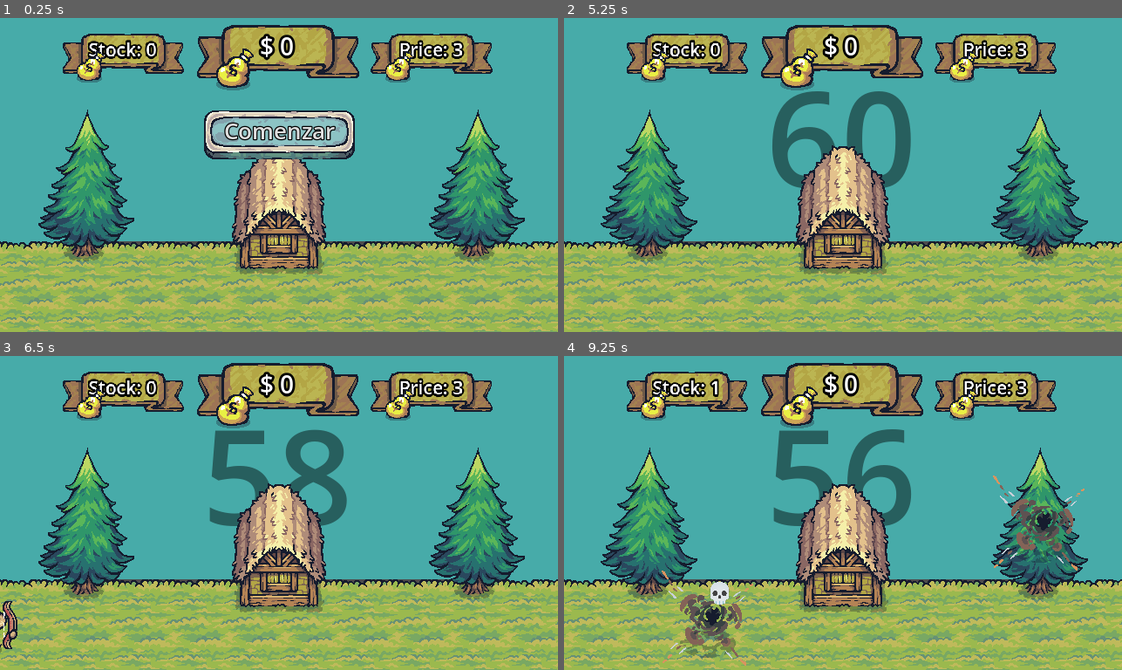
Above: before the commit, frames 1-4 (two rows, left to right).
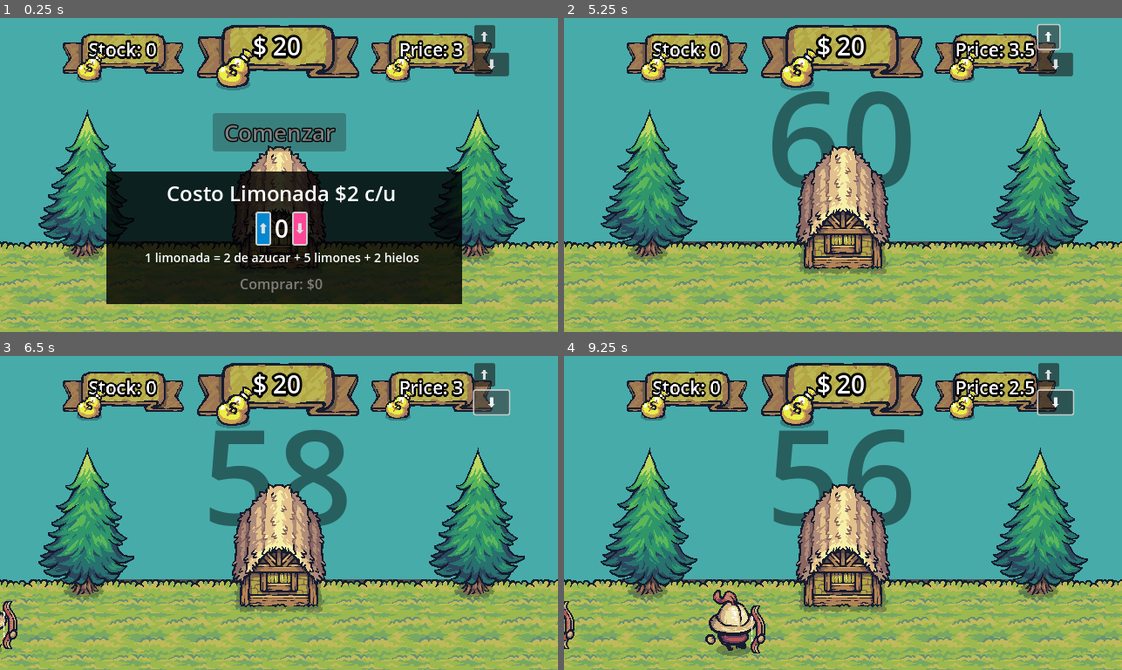
Above: after the commit, the same moments.

Repository: bluuweb/godot-4-firebase-lemonade-game
Game: Godot game, scene res://scenes/world.tscn
Same seed, same stepped clock (60 frames per second), same inputs: the game is played once before the commit and once after it.
Inputs (mouse positions are in pixels of both pictures, inside the frame that each line leads up to):
- Up to frame 1 (0.25 s): no input
- Up to frame 2 (5.25 s): click (1049, 36) at 0.5 s, where only the run after the commit has a clickable "⬆️"; click (1055, 65) at 1.25 s, where only the run after the commit has a clickable "⬇️"; click (826, 228) at 2 s, where only the run after the commit has a clickable "⬆️"; click (865, 228) at 2.75 s, where only the run after the commit has a clickable "⬇️"; click (848, 278) at 3.5 s, where only the run after the commit has a clickable "Comprar: $0"; click "Comenzar" at 4.25 s; click (1049, 36) at 5 s, where only the run after the commit has a clickable "⬆️"
- Up to frame 3 (6.5 s): click (491, 403) at 5.75 s, where only the run after the commit has a clickable "⬇️"
- Up to frame 4 (9.25 s): click (1049, 374) at 6.5 s, where only the run after the commit has a clickable "⬆️"; click (1055, 403) at 7.25 s, where only the run after the commit has a clickable "⬇️"; tap Enter at 8 s; drag from (647, 534) to (1038, 534) at 8.02 s; drag from (1038, 534) to (647, 534) at 8.77 s

The runs differ from the first frame. In frame 1, 32% of the frame differs, in the area x 17-92%, y 2-92%; in frame 2, 1.9%; in frame 3, 1.3%; in frame 4, 5.8%.

Commit message:
Agregar funcionalidad de gestión de tareas y mejoras en la interfaz de usuario

Diff:
--- /dev/null
+++ b/TODO.cfg
@@ -0,0 +1,17 @@
+[Tareas pendientes]
+
+item0="Cuando el tiempo llegue a cero, habilitar el modal para comprar stock"
+item1="Agregar días al UI y Global"
+item2="Inicar sesión al comenzar el juego"
+item3="Tabla de posiciones por jugador"
+item4="Hacer gameOver (dejar nombre jugador registrado)"
+item5="Acelerar el tiempo en los días"
+item6="Agregar upgrades - propinas"
+
+[Tareas en proceso]
+
+__none__="null"
+
+[Tareas finalizadas]
+
+item0="Inventar Modal"
--- a/project.godot
+++ b/project.godot
@@ -26,6 +26,10 @@
 window/size/viewport_height=360
 window/size/initial_position=Vector2i(960, 540)
 window/stretch/mode="canvas_items"
+
+[editor_plugins]
+
+enabled=PackedStringArray("res://addons/SimpleTODO/plugin.cfg")
 
 [input]
 
--- /dev/null
+++ b/scenes/modalBuyStock.tscn
@@ -0,0 +1,90 @@
+[gd_scene load_steps=5 format=3 uid="uid://b8jjku5hsubfu"]
+
+[ext_resource type="Script" path="res://scripts/modal_buy_stock.gd" id="1_8nddr"]
+
+[sub_resource type="StyleBoxFlat" id="StyleBoxFlat_5tf0v"]
+bg_color = Color(5.77569e-07, 0.53369, 0.81869, 1)
+border_width_left = 2
+border_width_top = 2
+border_width_right = 2
+border_width_bottom = 2
+corner_radius_top_left = 2
+corner_radius_top_right = 2
+corner_radius_bottom_right = 2
+corner_radius_bottom_left = 2
+
+[sub_resource type="StyleBoxFlat" id="StyleBoxFlat_c8gb7"]
+bg_color = Color(0.996078, 0.278431, 0.592157, 1)
+border_width_left = 2
+border_width_top = 2
+border_width_right = 2
+border_width_bottom = 2
+corner_radius_top_left = 2
+corner_radius_top_right = 2
+corner_radius_bottom_right = 2
+corner_radius_bottom_left = 2
+
+[sub_resource type="StyleBoxFlat" id="StyleBoxFlat_0txdg"]
+bg_color = Color(1.05888e-06, 0.492613, 0.403167, 1)
+
+[node name="Modal" type="Node2D"]
+script = ExtResource("1_8nddr")
+
+[node name="ColorBackground" type="ColorRect" parent="."]
+offset_left = 122.0
+offset_top = 176.0
+offset_right = 530.0
+offset_bottom = 328.0
+color = Color(0, 0, 0, 0.811765)
+
+[node name="Stock" type="VBoxContainer" parent="."]
+offset_left = 144.0
+offset_top = 184.0
+offset_right = 504.0
+offset_bottom = 304.0
+size_flags_horizontal = 4
+
+[node name="VBoxContainer" type="VBoxContainer" parent="Stock"]
+layout_mode = 2
+size_flags_horizontal = 4
+size_flags_vertical = 4
+
+[node name="LabelStockModal" type="Label" parent="Stock/VBoxContainer"]
+layout_mode = 2
+theme_override_font_sizes/font_size = 24
+text = "Costo Limonada $3 c/u"
+horizontal_alignment = 1
+
+[node name="HBoxContainer" type="HBoxContainer" parent="Stock/VBoxContainer"]
+layout_mode = 2
+size_flags_horizontal = 4
+
+[node name="ModalButtonUpStock" type="Button" parent="Stock/VBoxContainer/HBoxContainer"]
+layout_mode = 2
+theme_override_styles/normal = SubResource("StyleBoxFlat_5tf0v")
+text = "⬆️"
+
+[node name="ModalLabelPreStock" type="Label" parent="Stock/VBoxContainer/HBoxContainer"]
+layout_mode = 2
+theme_override_font_sizes/font_size = 28
+text = "0"
+
+[node name="ModalButtonDownStock" type="Button" parent="Stock/VBoxContainer/HBoxContainer"]
+layout_mode = 2
+theme_override_styles/normal = SubResource("StyleBoxFlat_c8gb7")
+text = "⬇️"
+
+[node name="ModalRecipe" type="Label" parent="Stock/VBoxContainer"]
+layout_mode = 2
+theme_override_font_sizes/font_size = 14
+text = "1 limonada = 2 de azucar + 5 limones + 2 hielos"
+horizontal_alignment = 1
+
+[node name="ModalButtonBuy" type="Button" parent="Stock/VBoxContainer"]
+layout_mode = 2
+theme_override_styles/normal = SubResource("StyleBoxFlat_0txdg")
+text = "Comprar $5"
+
+[connection signal="pressed" from="Stock/VBoxContainer/HBoxContainer/ModalButtonUpStock" to="." method="_on_modal_button_up_stock_pressed"]
+[connection signal="pressed" from="Stock/VBoxContainer/HBoxContainer/ModalButtonDownStock" to="." method="_on_modal_button_down_stock_pressed"]
+[connection signal="pressed" from="Stock/VBoxContainer/ModalButtonBuy" to="." method="_on_modal_button_buy_pressed"]
--- a/scenes/ui.tscn
+++ b/scenes/ui.tscn
@@ -1,10 +1,11 @@
-[gd_scene load_steps=7 format=3 uid="uid://vk2icjwx663w"]
+[gd_scene load_steps=8 format=3 uid="uid://vk2icjwx663w"]
 
 [ext_resource type="Script" path="res://scripts/ui.gd" id="1_8ocg0"]
 [ext_resource type="Texture2D" uid="uid://c0i8io35dkwx5" path="res://art/UI/Pointers/01.png" id="2_wq7m6"]
 [ext_resource type="StyleBox" uid="uid://cuyjupcba27r1" path="res://ui/button_start.tres" id="4_gb6lh"]
 [ext_resource type="Texture2D" uid="uid://btn8oqkatgbjw" path="res://art/UI/Buttons/Button_Blue_3Slides.png" id="4_vtujn"]
 [ext_resource type="PackedScene" uid="uid://c32s5826035bm" path="res://scenes/ui_info_text.tscn" id="5_qecjh"]
+[ext_resource type="PackedScene" uid="uid://b8jjku5hsubfu" path="res://scenes/modalBuyStock.tscn" id="6_hsenu"]
 
 [sub_resource type="StyleBoxTexture" id="StyleBoxTexture_fhebg"]
 texture = ExtResource("4_vtujn")
@@ -59,8 +60,28 @@
 position = Vector2(424, 18)
 scale = Vector2(0.75, 0.75)
 
+[node name="ButtonPriceUp" type="Button" parent="UIPrice"]
+offset_left = 160.0
+offset_top = -13.3333
+offset_right = 192.0
+offset_bottom = 21.6667
+theme_override_font_sizes/font_size = 20
+text = "⬆️"
+
+[node name="ButtonPriceDown" type="Button" parent="UIPrice"]
+offset_left = 160.0
+offset_top = 29.3333
+offset_right = 213.0
+offset_bottom = 60.3333
+theme_override_font_sizes/font_size = 20
+text = "⬇️"
+
 [node name="UIStock" parent="." instance=ExtResource("5_qecjh")]
 position = Vector2(70, 18)
 scale = Vector2(0.75, 0.75)
 
+[node name="ModalBuyStock" parent="." instance=ExtResource("6_hsenu")]
+
 [connection signal="pressed" from="ButtonStart" to="." method="_on_button_pressed"]
+[connection signal="pressed" from="UIPrice/ButtonPriceUp" to="." method="_on_button_price_up_pressed"]
+[connection signal="pressed" from="UIPrice/ButtonPriceDown" to="." method="_on_button_price_down_pressed"]
--- a/scripts/global.gd
+++ b/scripts/global.gd
@@ -1,7 +1,7 @@
 extends Node
 
-var price := 3
-var profit := 0
+var price := 3.0
+var profit := 20.0
 var stock := 0
 var time_game := 60
 var bonus_time := 10
@@ -14,6 +14,7 @@
 
 signal sell
 signal update_stock_signal
+signal update_price_signal
 
 func _ready():
 
@@ -31,12 +32,20 @@
 	if(stock > 0):
 		stock -= 1
 		profit += price
-		time_game += bonus_time
+		#time_game += bonus_time
 		# send_data()
+
+func update_price(value: float):
+	price += value
+	update_price_signal.emit()
+
 func update_stock(value: int):
 	print("update_stock global", value)
 	stock += value
 	update_stock_signal.emit()
+
+func update_profit(value: float):
+	profit += value
 
 func read_data():
 	http_request_get.request(url, headers, HTTPClient.METHOD_GET)
--- /dev/null
+++ b/scripts/modal_buy_stock.gd
@@ -0,0 +1,54 @@
+extends Node2D
+@onready var label_stock_modal: Label = $Stock/VBoxContainer/LabelStockModal
+@onready var modal_button_up_stock: Button = $Stock/VBoxContainer/HBoxContainer/ModalButtonUpStock
+@onready var modal_label_pre_stock: Label = $Stock/VBoxContainer/HBoxContainer/ModalLabelPreStock
+@onready var modal_button_down_stock: Button = $Stock/VBoxContainer/HBoxContainer/ModalButtonDownStock
+@onready var modal_button_buy: Button = $Stock/VBoxContainer/ModalButtonBuy
+
+# const UI = preload("res://scenes/ui.tscn")
+@onready var ui: CanvasLayer = $".."
+
+var pre_stock := 0
+var price_limonade_unit := 2
+var cost := 0
+
+func _ready() -> void:
+	pass
+
+func initial_modal_config():
+	modal_button_buy.disabled = true
+	modal_button_buy.text = str("Comprar: $" , pre_stock * price_limonade_unit)
+	label_stock_modal.text = str("Costo Limonada $", price_limonade_unit , " c/u")
+
+func update_pre_stock(value: int):
+	pre_stock += value
+
+	cost = pre_stock * price_limonade_unit
+	modal_button_buy.disabled = Global.profit < cost
+
+	modal_label_pre_stock.text = str(pre_stock)
+	modal_button_buy.text = str("Comprar: $" , cost)
+
+# Aumentar stock
+func _on_modal_button_up_stock_pressed() -> void:
+	update_pre_stock(1)
+
+# Disminuir stock
+func _on_modal_button_down_stock_pressed() -> void:
+	if pre_stock > 0:
+		update_pre_stock(-1)
+	else:
+		print("No se puede disminuir más...", pre_stock)
+
+# Cuando se presiona el botón de comprar stock
+func _on_modal_button_buy_pressed() -> void:
+	print("se presionó el boton de comprar")
+	Global.update_stock(pre_stock)
+	Global.update_profit(-cost)
+
+	# Aquí acceso al nodo parent (UI en este caso)
+	$"..".ui_profit.update_text("$ " + str(Global.profit))
+	ui.button_start.disabled = false
+
+	update_pre_stock(-pre_stock)
+	modal_button_buy.disabled = true
--- a/scripts/person.gd
+++ b/scripts/person.gd
@@ -21,8 +21,8 @@
 # 💰😵😵‍💫🥺💸💵
 const REACTION = {
 	"WAIT": "⌛",
-	"NORMAL": "😄",
-	"NO_MONEY": "😵",
+	"NORMAL": "🍋",
+	"NO_MONEY": "💵👎",
 	"DIED": "💀"
 }
 
--- a/scripts/tree.gd
+++ b/scripts/tree.gd
@@ -22,8 +22,9 @@
 	timer_explotion.wait_time = second_active_tnt
 
 func game_start():
-	timer_spaw_lemon.wait_time = timeLemon
-	timer_spaw_lemon.start()
+	#timer_spaw_lemon.wait_time = timeLemon
+	#timer_spaw_lemon.start()
+	pass
 
 # Temporizador para que aparezcan los limones y tnt
 func _on_timer_spaw_lemon_timeout() -> void:
--- a/scripts/ui.gd
+++ b/scripts/ui.gd
@@ -1,8 +1,4 @@
 extends CanvasLayer
-
-#@onready var label_price: Label = $VBoxContainer/LabelPrice
-#@onready var label_stock: Label = $VBoxContainer/LabelStock
-#@onready var label_profit: Label = $LabelProfit
 
 @export var cursor_image: Texture2D
 @onready var button_start: Button = $ButtonStart
@@ -10,9 +6,13 @@
 @onready var ui_price: Node2D = $UIPrice
 @onready var ui_stock: Node2D = $UIStock
 
+#@onready var ModalBuyStock: Node2D = $Modal
+
 signal game_start
 
 func _ready() -> void:
+	modal_initial_config()
+
 	Global.connect("sell", sell)
 	Global.connect("update_stock_signal", update_stock)
 
@@ -22,13 +22,20 @@
 
 	# Verifica que la imagen del cursor esté cargada
 	if cursor_image:
+		return
 		# Configura el cursor personalizado
 		Input.set_custom_mouse_cursor(cursor_image, Input.CURSOR_ARROW, Vector2(0, 0))
 	else:
 		print("La imagen del cursor no está cargada.")
 
+func modal_initial_config():
+	button_start.disabled = true
+	$ModalBuyStock.initial_modal_config() # TODO: por qué el @onready no funciona aquí
+
 func update_stock():
 	ui_stock.update_text("Stock: " + str(Global.stock))
+	if Global.stock > 0:
+		button_start.disabled = false
 
 func sell():
 	ui_profit.update_text("$ " + str(Global.profit))
@@ -44,3 +51,15 @@
 	#await get_tree().create_timer(0.5).timeout
 	# Ocultar el botón animate_button_start
 	button_start.hide()
+	$ModalBuyStock.hide()
+
+
+# Aumentar el precio
+func _on_button_price_up_pressed() -> void:
+	Global.update_price(0.5)
+	ui_price.update_text("Price: " + str(Global.price))
+
+# Disminuir el precio
+func _on_button_price_down_pressed() -> void:
+	Global.update_price(-0.5)
+	ui_price.update_text("Price: " + str(Global.price))
Not shown, added: addons/SimpleTODO/ColumnHeader.gd
Not shown, added: addons/SimpleTODO/ColumnHeader.tscn
Not shown, added: addons/SimpleTODO/ItemPlacementHolder.tscn
Not shown, added: addons/SimpleTODO/SimpleTODO.gd
Not shown, added: addons/SimpleTODO/TODO.gd
Not shown, added: addons/SimpleTODO/TODO.tscn
Not shown, added: addons/SimpleTODO/TODOColumn.gd
Not shown, added: addons/SimpleTODO/TODOColumn.tscn
Not shown, added: addons/SimpleTODO/TODOItem.gd
Not shown, added: addons/SimpleTODO/TODOItem.tscn
Not shown, added: addons/SimpleTODO/plugin.cfg
